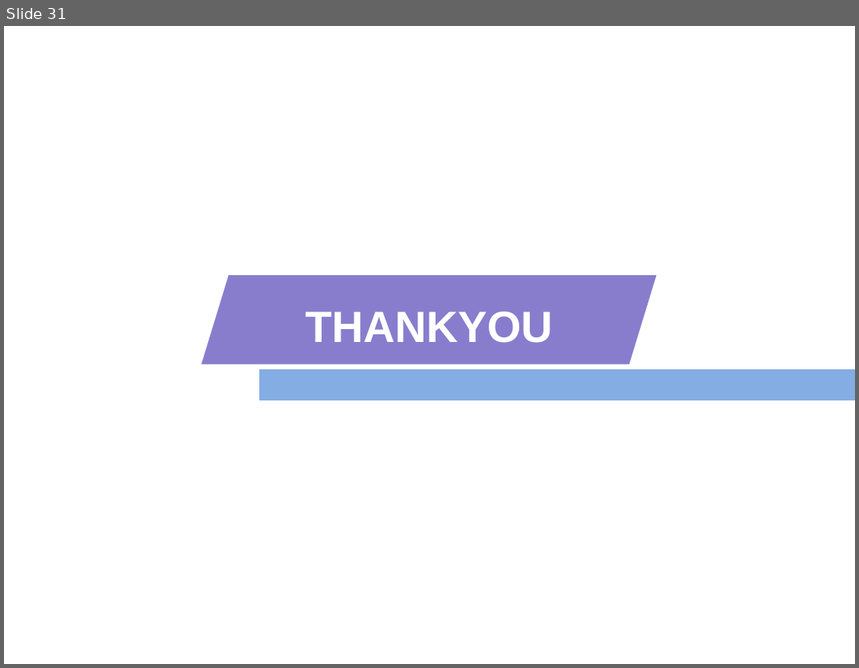
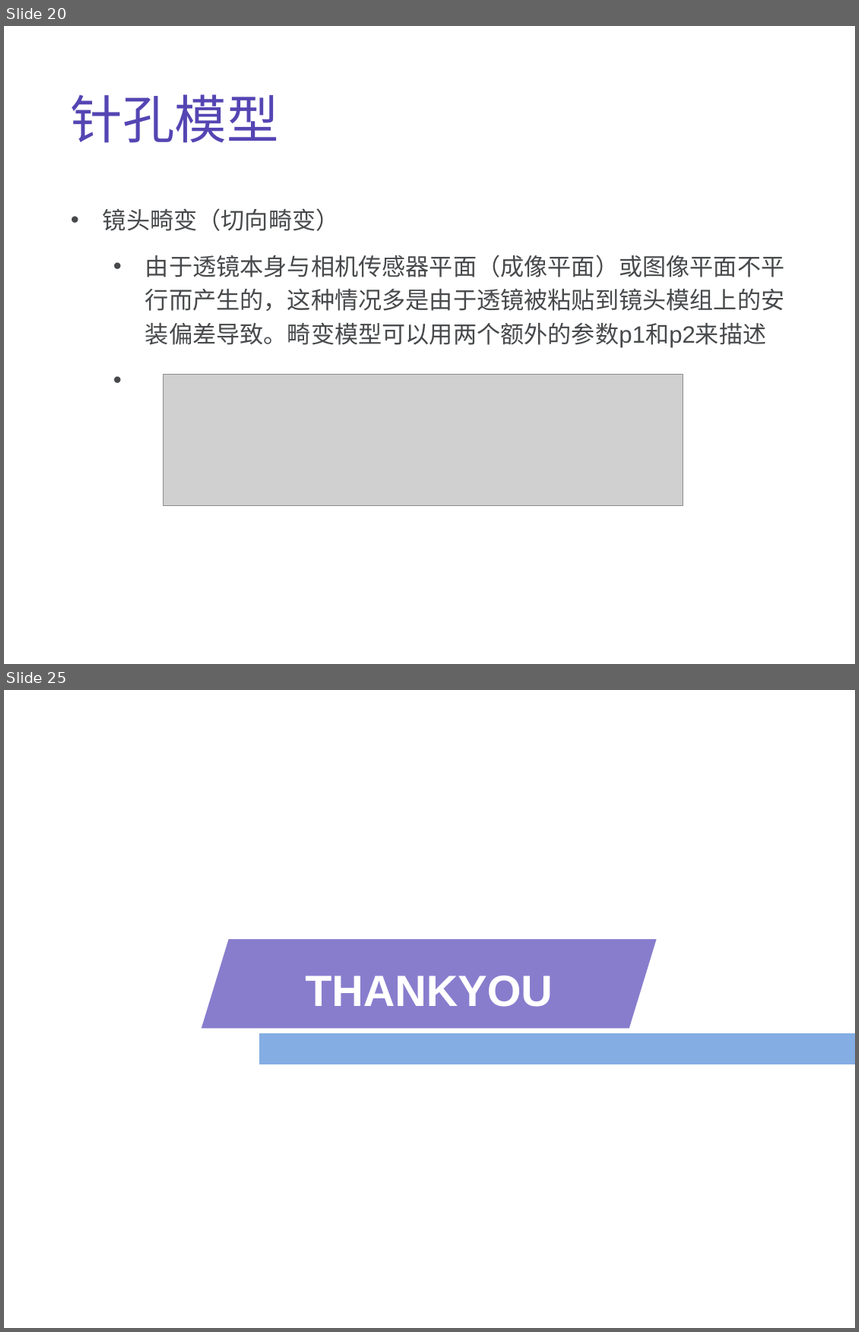
Before and after one commit to fengqiang111/evolution_plan, a slide deck: cv/2-图像形成.ppt. Shown one above the other, each under a label of ours: slide 31 before the commit, slides 20 and 25 after it; the slides between them are not shown. The pictures are 859x668 and 859x1332 pixels, drawn with LibreOffice and Linux fonts; fonts in the diff are those of the drawing; grey boxes stand for pictures. Boxes give left, top, right and bottom in pixels: in the first picture for what was removed or moved away, otherwise in the second. Text is boxed around its words. In the diff, an @@ line names an element or a change of style, - is before the commit and + after.

```diff
--- a/cv/2-图像形成.ppt
+++ b/cv/2-图像形成.ppt
@@ slide 20 added at (x1=4, y1=26, x2=855, y2=664), background #FFFFFF @@
@@ text added at (x1=71, y1=94, x2=279, y2=143), 44 pt, text #5445B3 @@
+针孔模型
@@ text added at (x1=103, y1=208, x2=785, y2=348), 20 pt, text #47494B @@
+• 镜头畸变（切向畸变）
+  • 由于透镜本身与相机传感器平面（成像平面）或图像平面不平行而产生的，这种情况多是由于透镜被粘贴到镜头模组上的安装偏差导致。畸变模型可以用两个额外的参数p1和p2来描述
@@ picture added at (x1=163, y1=375, x2=683, y2=507) @@
@@ what was slide 31 is now slide 25 @@
```
Also in this commit, not shown: 23 other slides added, 30 slides removed.
